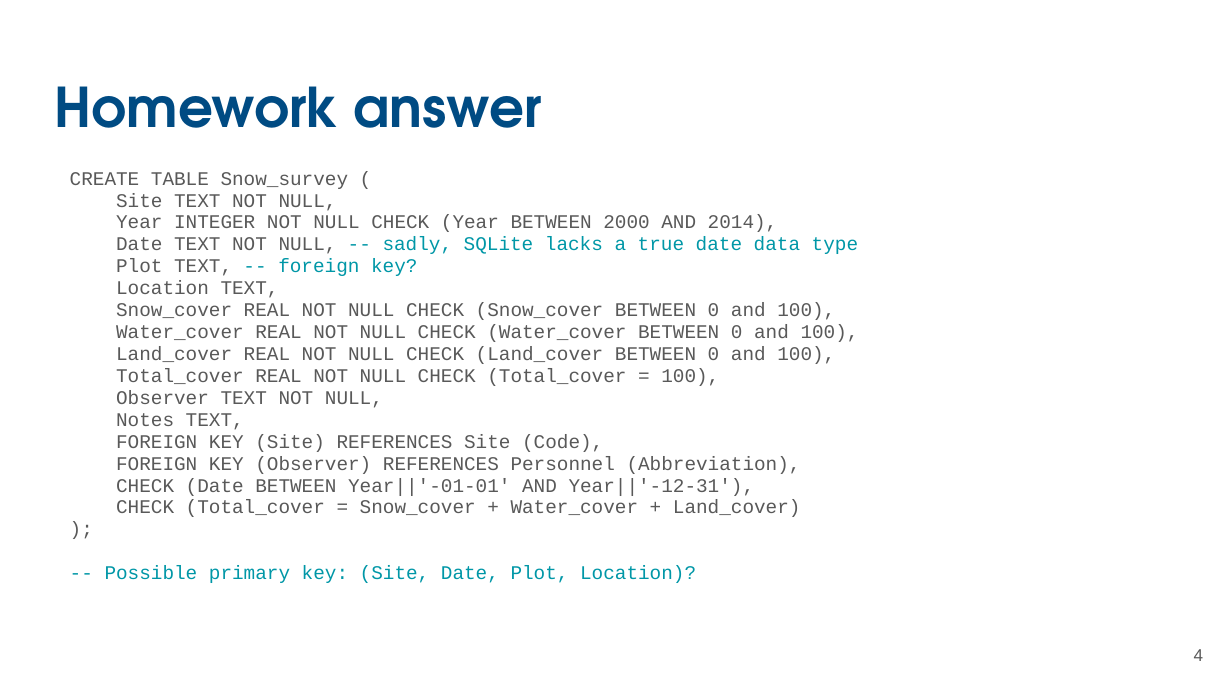
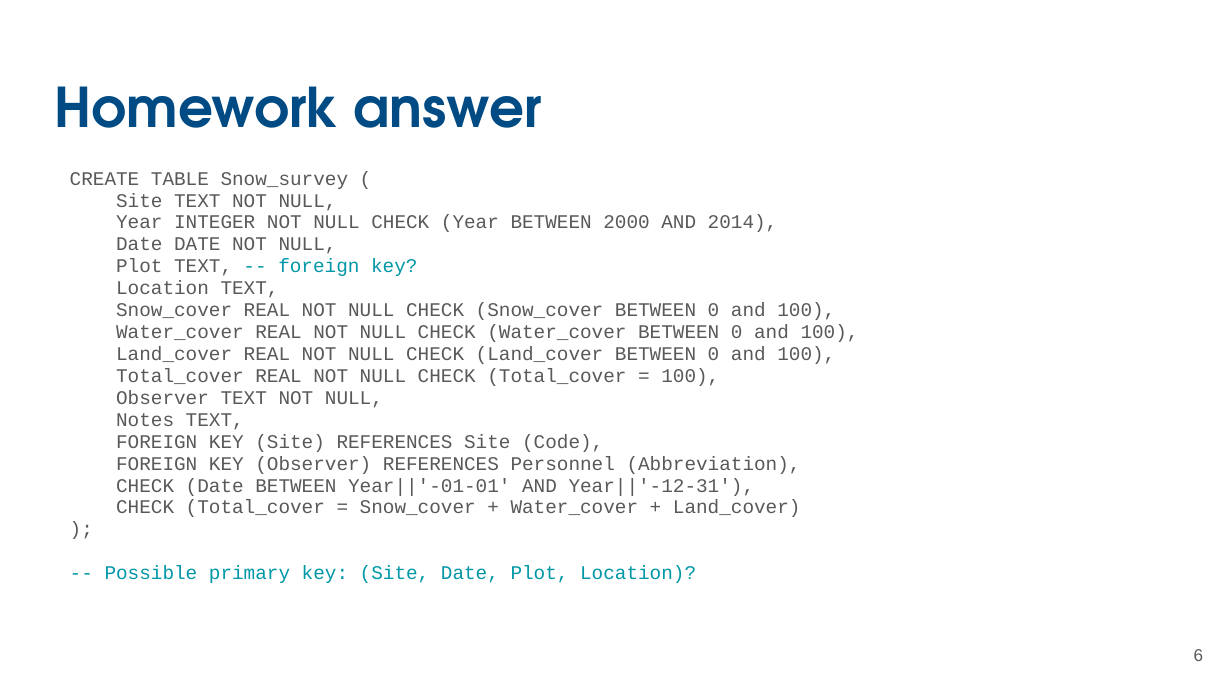
Before and after one commit to UCSB-Library-Research-Data-Services/bren-eds213, a slide deck: slide 6 of modules/week03/slides-03.pptx (slide 4 before the commit). Drawn at 1232x693 pixels with LibreOffice and Linux fonts; fonts in the diff are those of the drawing. Boxes give left, top, right and bottom in pixels: in the first picture for what was removed or moved away, otherwise in the second. Text is boxed around its words. In the diff, an @@ line names an element or a change of style, - is before the commit and + after.

```diff
--- a/modules/week03/slides-03.pptx
+++ b/modules/week03/slides-03.pptx
@@ text at box(116, 237, 337, 254): text changed; text colour #0097A7 to #595959 @@
-Date TEXT NOT NULL, -- sadly, SQLite lacks a true date data type
+Date DATE NOT NULL,
@@ page number at box(1194, 649, 1204, 661): text changed @@
-4
+6
```
Also in this commit, not shown: 5 other slides changed, 2 slides added, 2 slides removed, 5 other files.
